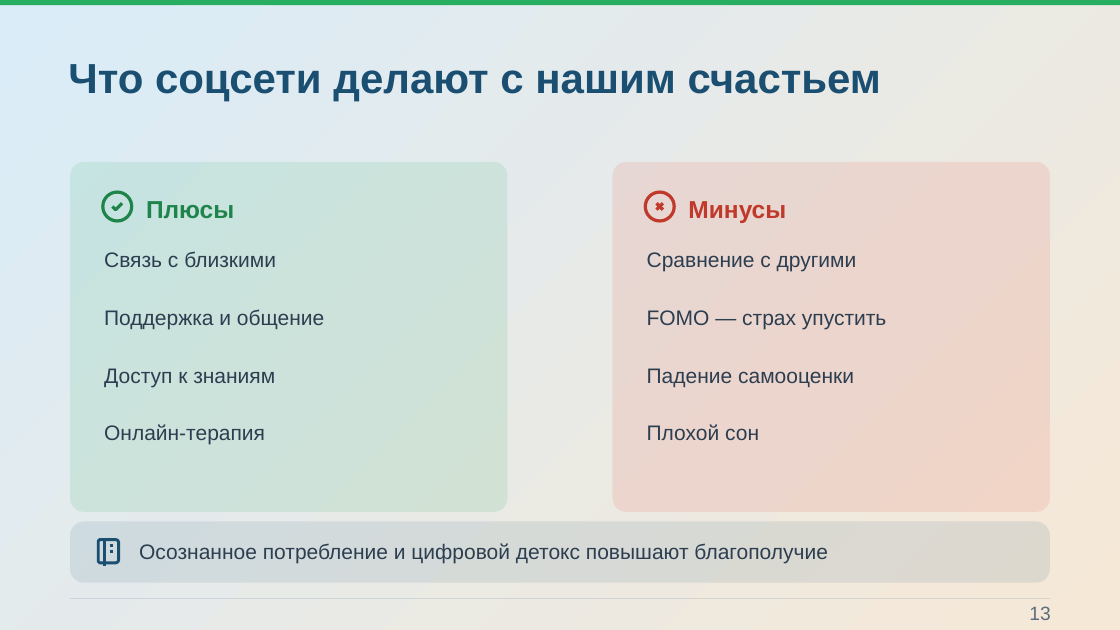
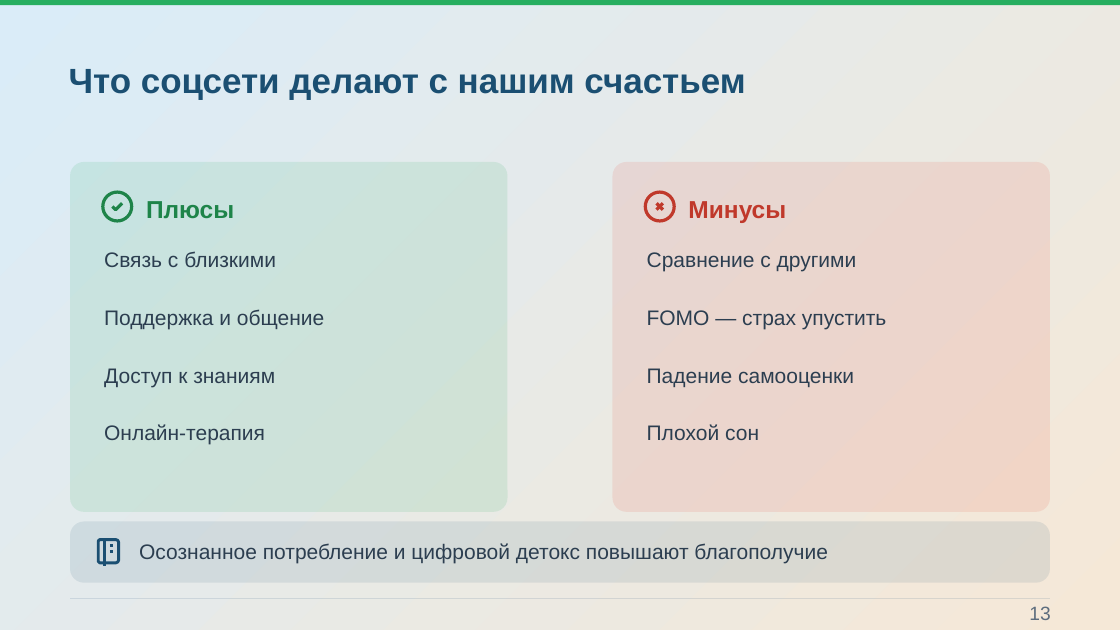
Before and after one commit to Pavel1778/Presentation-happy, a slide deck: slide 13 of Konceptsiya_schastya.pptx. Drawn at 1120x630 pixels with LibreOffice and Linux fonts; fonts in the diff are those of the drawing; background and template pictures are left out. Boxes give left, top, right and bottom in pixels: in the first picture for what was removed or moved away, otherwise in the second. Text is boxed around its words. In the diff, an @@ line names an element or a change of style, - is before the commit and + after.

```diff
--- a/Konceptsiya_schastya.pptx
+++ b/Konceptsiya_schastya.pptx
@@ text "Что соцсети делают с нашим ..." at <box>69,69,745,100</box>: size 36 to 30 pt @@
```
Also in this commit, not shown: 14 other slides changed, 48 other files.
